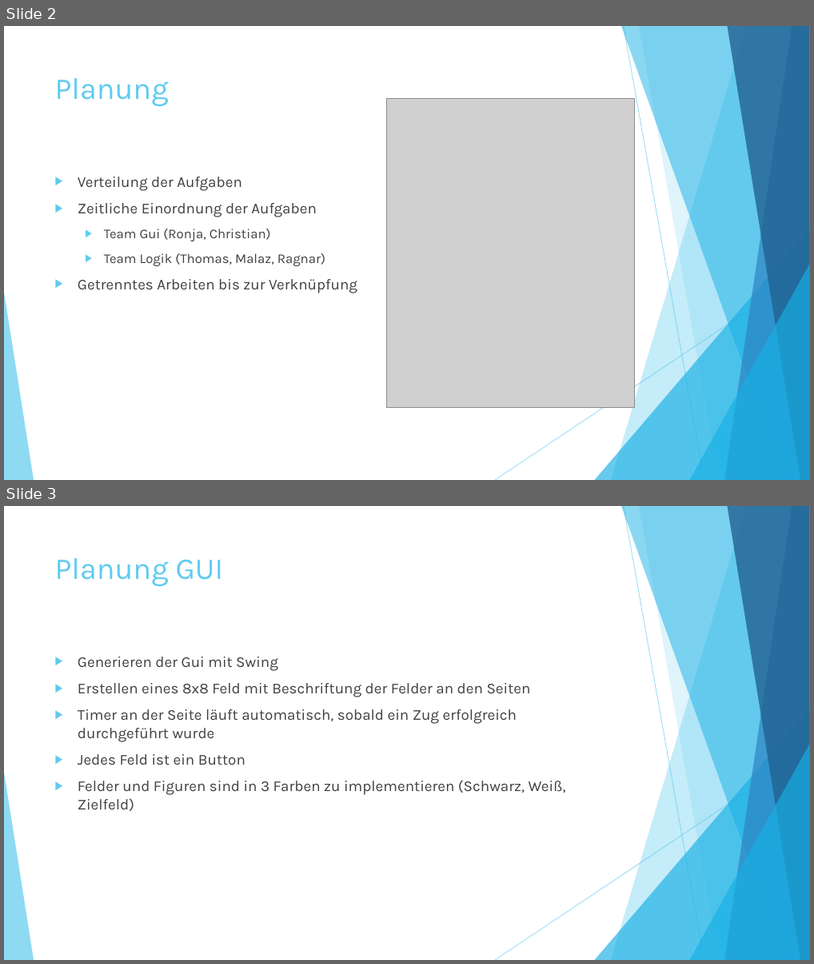
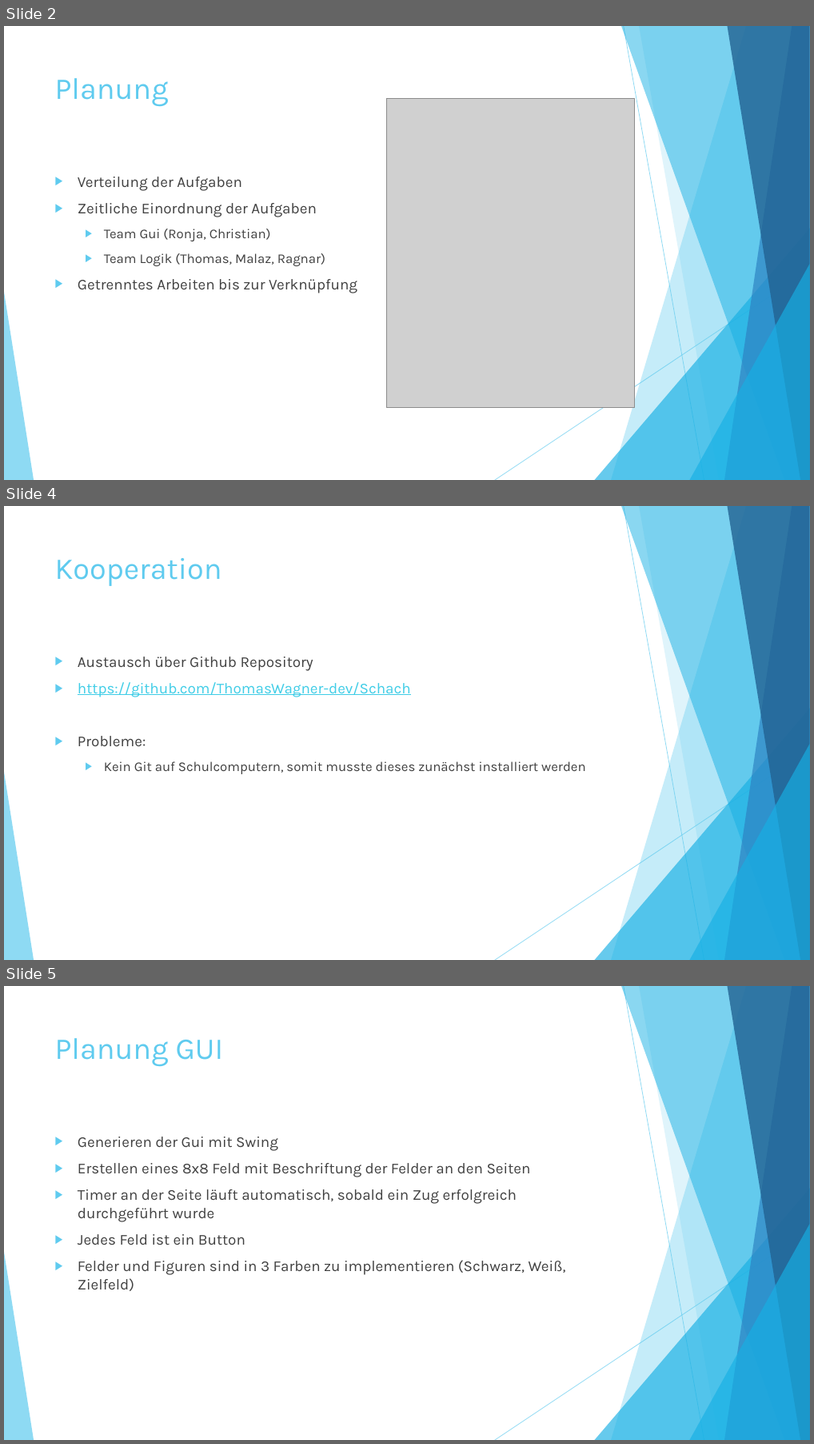
Before and after one commit to ThomasWagner-dev/Schach, a slide deck: Schachprojekt.pptx. Shown one above the other, each under a label of ours: slides 2 and 3 before the commit, slides 2, 4 and 5 after it; the slides between them are not shown. The pictures are 814x964 and 814x1444 pixels, drawn with LibreOffice and Linux fonts; fonts in the diff are those of the drawing; grey boxes stand for pictures. Boxes give left, top, right and bottom in pixels: in the first picture for what was removed or moved away, otherwise in the second. Text is boxed around its words. In the diff, an @@ line names an element or a change of style, - is before the commit and + after.

```diff
--- a/Schachprojekt.pptx
+++ b/Schachprojekt.pptx
@@ slide 4 added at (4, 506, 810, 960), background #FFFFFF; not listed: 10 template elements that a slide beside it also shows @@
@@ title added at (55, 558, 222, 586), 36 pt, text #5FCBEF @@
+Kooperation
@@ text added at (78, 656, 586, 774), 18 pt, text #404040 @@
+▶ Austausch über Github Repository
+▶ https://github.com/ThomasWagner-dev/Schach
+▶ Probleme:
+  ▶ Kein Git auf Schulcomputern, somit musste dieses zunächst installiert werden
@@ what was slide 3 is now slide 5 @@
```
Also in this commit, not shown: 4 slides changed, 9 other slides added, 1 other file.
